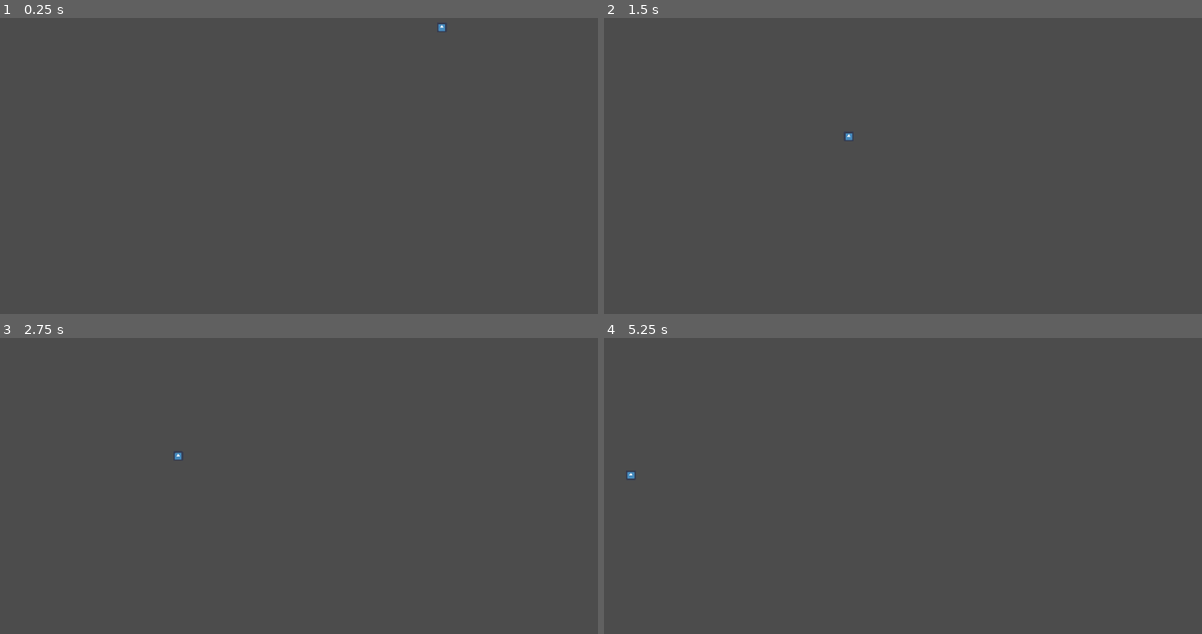
Above: before the commit, frames 1-4 (two rows, left to right).
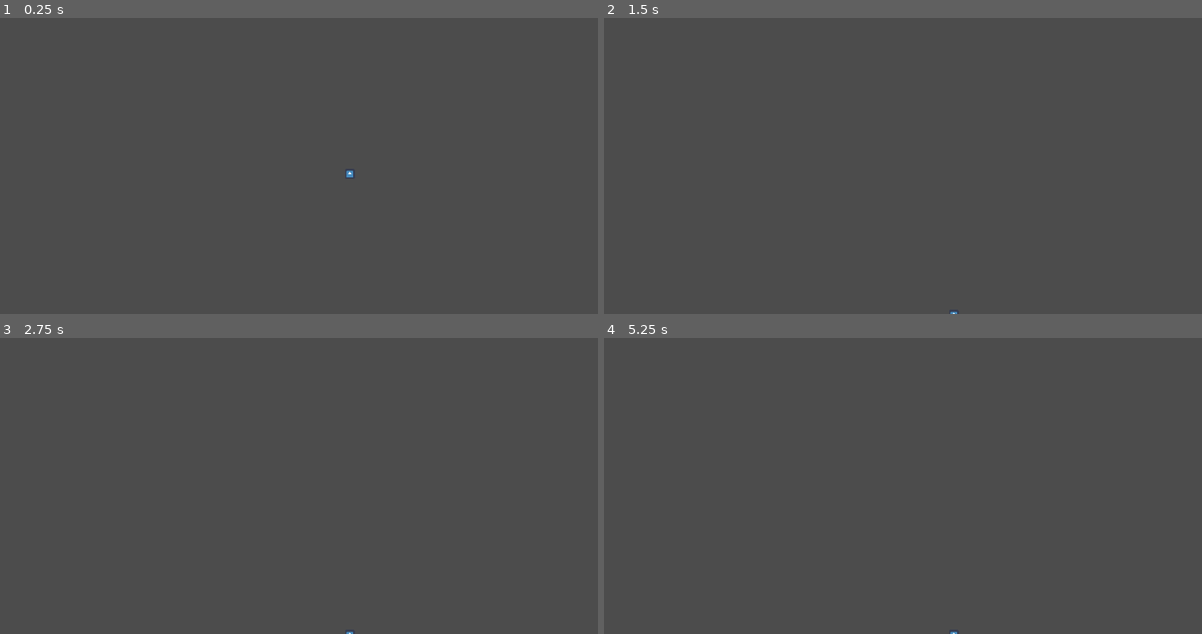
Above: after the commit, the same moments.

Repository: matthewkurnia/TuringsGarden
Game: Godot game, scene res://src/Player/PlayerTestScene.tscn
The game is run twice, just before and just after one commit, with the same random seed, the same clock (stepped at 60 frames per second) and the same inputs. The project has no main scene, so this scene is started directly. The engine's default icon, where the game draws it, is replaced by a stand-in: a white triangle on a blue panel in a dark square.
Inputs:
- Up to frame 1 (0.25 s): no input
- Up to frame 2 (1.5 s): hold E (interact) 0.53-1.28 s; hold D (right) from 0.53 s (still down); tap Space (jump) at 0.77 s; tap W (pick_up, bound only after the commit) at 0.8, 1.35 s; tap Enter at 1.25 s
- Up to frame 3 (2.75 s): tap Space (jump) at 1.52, 2 s; tap E (interact) at 1.55 s; release D (right) at 2.03 s; hold A (left) from 2.03 s (still down); hold E (interact) from 2.03 s (still down); tap W (pick_up, bound only after the commit) at 2.3 s
- Up to frame 4 (5.25 s): tap Enter at 2.75, 5 s; release A (left) at 2.78 s; release E (interact) at 2.78 s; hold D (right) 2.78-4.28 s; tap W (pick_up, bound only after the commit) at 2.85, 3.8, 4.35 s; tap Space (jump) at 3.02, 3.77, 4.25, 4.52 s; tap E (interact) at 3.05, 4.55 s; hold E (interact) 3.53-4.28 s; hold A (left) 4.28-5.03 s; hold D (right) from 5.03 s (still down); hold E (interact) from 5.03 s (still down)

The runs differ from the first frame. In frame 1, less than 0.1% of the frame differs, in the area x 57-75%, y 2-54%; in frame 2, less than 0.1%; in frame 3, less than 0.1%; in frame 4, less than 0.1%.

Commit message:
Basic version of main mechanic(distorsion crystals) added, base nodes for walls and areas added

Diff:
--- a/project.godot
+++ b/project.godot
@@ -12,12 +12,12 @@
 "base": "KinematicBody2D",
 "class": "GravityObject",
 "language": "GDScript",
-"path": "res://src/Objects/Blocks/GravityObject.gd"
+"path": "res://src/Objects/Block/GravityObject.gd"
 }, {
 "base": "GravityObject",
 "class": "PickableObject",
 "language": "GDScript",
-"path": "res://src/Objects/Blocks/PickableObject.gd"
+"path": "res://src/Objects/Block/PickableObject.gd"
 }, {
 "base": "Node",
 "class": "State",
@@ -37,7 +37,7 @@
 
 [autoload]
 
-PlayerCamera="*res://src/Player/Camera/PlayerCamera.tscn"
+Global="*res://src/Autoload/Global.gd"
 
 [input]
 
@@ -61,6 +61,11 @@
 "events": [ Object(InputEventKey,"resource_local_to_scene":false,"resource_name":"","device":0,"alt":false,"shift":false,"control":false,"meta":false,"command":false,"pressed":false,"scancode":69,"unicode":0,"echo":false,"script":null)
  ]
 }
+pick_up={
+"deadzone": 0.5,
+"events": [ Object(InputEventKey,"resource_local_to_scene":false,"resource_name":"","device":0,"alt":false,"shift":false,"control":false,"meta":false,"command":false,"pressed":false,"scancode":87,"unicode":0,"echo":false,"script":null)
+ ]
+}
 
 [rendering]
 
--- /dev/null
+++ b/src/Areas/BaseArea.tscn
@@ -0,0 +1,24 @@
+[gd_scene format=2]
+
+[node name="Game" type="Node"]
+
+[node name="World" type="ViewportContainer" parent="."]
+anchor_right = 1.0
+anchor_bottom = 1.0
+stretch = true
+__meta__ = {
+"_edit_use_anchors_": false
+}
+
+[node name="Viewport" type="Viewport" parent="World"]
+handle_input_locally = false
+disable_3d = true
+usage = 0
+render_target_update_mode = 3
+
+[node name="Interface" type="Control" parent="."]
+anchor_right = 1.0
+anchor_bottom = 1.0
+__meta__ = {
+"_edit_use_anchors_": false
+}
--- /dev/null
+++ b/src/Areas/TestArea.tscn
@@ -0,0 +1,46 @@
+[gd_scene load_steps=5 format=2]
+
+[ext_resource path="res://src/Areas/BaseArea.tscn" type="PackedScene" id=1]
+[ext_resource path="res://src/Objects/DistortionCrystal/DistortionCrystal.tscn" type="PackedScene" id=2]
+[ext_resource path="res://src/Objects/Wall/BaseWall.tscn" type="PackedScene" id=3]
+[ext_resource path="res://icon.png" type="Texture" id=4]
+
+[node name="Game" instance=ExtResource( 1 )]
+
+[node name="Viewport" parent="World" index="0"]
+size = Vector2( 1024, 600 )
+
+[node name="Node2D" type="Node2D" parent="World/Viewport" index="0"]
+
+[node name="Wall1" parent="World/Viewport/Node2D" index="0" instance=ExtResource( 3 )]
+position = Vector2( 300, 200 )
+
+[node name="CollisionPolygon2D" parent="World/Viewport/Node2D/Wall1" index="0"]
+polygon = PoolVector2Array( 100, 50, 100, -50, -100, -50, -100, 50 )
+
+[node name="Sprite" type="Sprite" parent="World/Viewport/Node2D/Wall1" index="1"]
+texture = ExtResource( 4 )
+
+[node name="Wall2" parent="World/Viewport/Node2D" index="1" instance=ExtResource( 3 )]
+position = Vector2( 300, 200 )
+
+[node name="CollisionPolygon2D" parent="World/Viewport/Node2D/Wall2" index="0"]
+polygon = PoolVector2Array( 50, 100, 50, -100, -50, -100, -50, 100 )
+
+[node name="DistortionCrystal" parent="World/Viewport/Node2D" index="2" instance=ExtResource( 2 )]
+position = Vector2( 600, 200 )
+
+[node name="Source" parent="World/Viewport/Node2D/DistortionCrystal" index="1"]
+position = Vector2( -300, 0 )
+
+[node name="CollisionPolygon2D" parent="World/Viewport/Node2D/DistortionCrystal/Source" index="0"]
+polygon = PoolVector2Array( 80, 80, -80, 80, -80, -80, 80, -80 )
+
+[node name="Camera2D" type="Camera2D" parent="World/Viewport/Node2D" index="3"]
+current = true
+
+[editable path="World/Viewport/Node2D/Wall1"]
+
+[editable path="World/Viewport/Node2D/Wall2"]
+
+[editable path="World/Viewport/Node2D/DistortionCrystal"]
--- /dev/null
+++ b/src/Autoload/Global.gd
@@ -0,0 +1,5 @@
+extends Node
+
+
+func get_current_root() -> Node:
+	return get_tree().get_current_scene()
--- a/src/Objects/Blocks/PickableObject.gd
+++ b/src/Objects/Block/PickableObject.gd
@@ -10,22 +10,13 @@
 
 
 func _ready():
-	pass # Replace with function body.
+	add_to_group("Pickable")
 
 
 func _physics_process(delta):
 	if picked_up:
 		var target_location = object_to_follow.global_position + follow_offset
 		self.global_position = self.global_position.linear_interpolate(target_location, follow_speed)
-		return
-
-
-func toggle_pick_up(player):
-	if picked_up:
-		drop()
-		return
-	if player:
-		pick_up(player)
 		return
 
 
--- a/src/Objects/Blocks/TestBlock.tscn
+++ b/src/Objects/Block/TestBlock.tscn
@@ -1,8 +1,9 @@
 [gd_scene load_steps=6 format=2]
 
 [ext_resource path="res://icon.png" type="Texture" id=1]
-[ext_resource path="res://src/Objects/Blocks/PickableObject.gd" type="Script" id=2]
-[ext_resource path="res://src/Objects/Blocks/PickableArea.gd" type="Script" id=3]
+[ext_resource path="res://src/Objects/Block/PickableObject.gd" type="Script" id=2]
+[ext_resource path="res://src/Objects/Block/PickableArea.gd" type="Script" id=3]
+
 
 [sub_resource type="RectangleShape2D" id=1]
 extents = Vector2( 8, 8 )
--- /dev/null
+++ b/src/Objects/DistortionCrystal/DistortionCrystal.gd
@@ -0,0 +1,24 @@
+extends Node2D
+
+
+const TARGET_VIEWPORT = preload("SourceViewport.tscn")
+
+
+func _ready():
+	initialize_viewport()
+
+
+func _physics_process(delta):
+	$Projection.set_collision_polygon($Source.get_intersected_polygons())
+
+
+func initialize_viewport() -> void:
+	var viewport = TARGET_VIEWPORT.instance()
+	var vp_rect = Rect2()
+	for point in $Source.get_collision_polygon():
+		vp_rect = vp_rect.expand(point)
+	viewport.size = vp_rect.size
+	viewport.world_2d = get_viewport().world_2d
+	viewport.set_camera_position($Source.global_position)
+	Global.get_current_root().call_deferred("add_child", viewport)
+	$Projection.set_sprite_texture(viewport.get_texture())
--- /dev/null
+++ b/src/Objects/DistortionCrystal/DistortionCrystal.tscn
@@ -0,0 +1,18 @@
+[gd_scene load_steps=4 format=2]
+
+[ext_resource path="res://src/Objects/DistortionCrystal/DistortionCrystal.gd" type="Script" id=1]
+[ext_resource path="res://src/Objects/DistortionCrystal/Projection.gd" type="Script" id=2]
+[ext_resource path="res://src/Objects/DistortionCrystal/Source.gd" type="Script" id=3]
+
+[node name="DistortionCrystal" type="Node2D"]
+script = ExtResource( 1 )
+
+[node name="Projection" type="StaticBody2D" parent="."]
+script = ExtResource( 2 )
+
+[node name="Sprite" type="Sprite" parent="Projection"]
+
+[node name="Source" type="Area2D" parent="."]
+script = ExtResource( 3 )
+
+[node name="CollisionPolygon2D" type="CollisionPolygon2D" parent="Source"]
--- /dev/null
+++ b/src/Objects/DistortionCrystal/Projection.gd
@@ -0,0 +1,17 @@
+extends StaticBody2D
+
+
+func set_sprite_texture(texture: ViewportTexture) -> void:
+	$Sprite.texture = texture
+
+
+func set_collision_polygon(polygons) -> void:
+	if not polygons:
+		return
+	for child in get_children():
+		if child is CollisionPolygon2D:
+			child.queue_free()
+	for polygon in polygons:
+		var new_polygon = CollisionPolygon2D.new()
+		new_polygon.polygon = polygon
+		self.add_child(new_polygon)
--- /dev/null
+++ b/src/Objects/DistortionCrystal/Source.gd
@@ -0,0 +1,24 @@
+extends Area2D
+
+
+func get_collision_polygon() -> PoolVector2Array:
+	return $CollisionPolygon2D.polygon
+
+
+func offset_polygon(offset: Vector2, points: PoolVector2Array) -> PoolVector2Array:
+	var offset_points = PoolVector2Array([])
+	for point in points:
+		offset_points.append(point + offset)
+	return offset_points
+
+
+func get_intersected_polygons():
+	var intersected_polygons = []
+	var bodies = self.get_overlapping_bodies()
+	for body in bodies:
+		if body.is_in_group("duplicatable"):
+			var poly1 = offset_polygon(self.global_position, get_collision_polygon())
+			var poly2 = offset_polygon(body.global_position, body.get_collision_polygon())
+			var poly3 = offset_polygon(-self.global_position, Geometry.intersect_polygons_2d(poly1, poly2)[0])
+			intersected_polygons.append(poly3)
+	return intersected_polygons
--- /dev/null
+++ b/src/Objects/DistortionCrystal/SourceViewport.gd
@@ -0,0 +1,15 @@
+extends Viewport
+
+
+# Declare member variables here. Examples:
+# var a = 2
+# var b = "text"
+
+
+# Called when the node enters the scene tree for the first time.
+func _ready():
+	pass # Replace with function body.
+
+
+func set_camera_position(global_pos: Vector2) -> void:
+	$Camera2D.global_position = global_pos
--- /dev/null
+++ b/src/Objects/DistortionCrystal/SourceViewport.tscn
@@ -0,0 +1,12 @@
+[gd_scene load_steps=2 format=2]
+
+[ext_resource path="res://src/Objects/DistortionCrystal/SourceViewport.gd" type="Script" id=1]
+
+[node name="SourceViewport" type="Viewport"]
+disable_3d = true
+usage = 0
+render_target_v_flip = true
+script = ExtResource( 1 )
+
+[node name="Camera2D" type="Camera2D" parent="."]
+current = true
--- /dev/null
+++ b/src/Objects/Wall/BaseWall.gd
@@ -0,0 +1,15 @@
+extends StaticBody2D
+
+
+# Declare member variables here. Examples:
+# var a = 2
+# var b = "text"
+
+
+# Called when the node enters the scene tree for the first time.
+func _ready():
+	self.add_to_group("duplicatable")
+
+
+func get_collision_polygon():
+	return $CollisionPolygon2D.polygon
--- /dev/null
+++ b/src/Objects/Wall/BaseWall.tscn
@@ -0,0 +1,11 @@
+[gd_scene load_steps=2 format=2]
+
+[ext_resource path="res://src/Objects/Wall/BaseWall.gd" type="Script" id=1]
+
+[node name="Wall1" type="StaticBody2D"]
+script = ExtResource( 1 )
+__meta__ = {
+"_edit_group_": true
+}
+
+[node name="CollisionPolygon2D" type="CollisionPolygon2D" parent="."]
--- /dev/null
+++ b/src/Player/PickupArea.gd
@@ -0,0 +1,26 @@
+extends Area2D
+
+
+var object_picked_up = null
+
+
+func _input(event):
+	if event.is_action_pressed("pick_up"):
+		pass
+
+
+func pick_up(object):
+	pass
+
+
+func drop():
+	pass
+
+
+func _on_body_entered(body):
+	if body.is_in_group("Pickable"):
+		pass
+
+
+func _on_body_exited(body):
+	pass # Replace with function body.
--- a/src/Player/Player.gd
+++ b/src/Player/Player.gd
@@ -18,7 +18,7 @@
 
 
 func _ready():
-	PlayerCamera.set_target(self)
+	pass
 
 
 func _physics_process(delta):
@@ -27,6 +27,6 @@
 	velo = move_and_slide(rotation_transform * tmp_velo, rotation_transform * NORMAL)
 
 
-func rotate_transform(amount : float) -> void:
+func rotate_transform(amount: float) -> void:
 	rotation_transform = rotation_transform.rotated(amount)
 	rotation_transform_inv = rotation_transform.inverse()
--- a/src/Player/Player.tscn
+++ b/src/Player/Player.tscn
@@ -6,9 +6,13 @@
 [ext_resource path="res://src/Player/States/Run.gd" type="Script" id=4]
 [ext_resource path="res://src/Player/States/Jump.gd" type="Script" id=5]
 [ext_resource path="res://src/Player/States/Fall.gd" type="Script" id=6]
+[ext_resource path="res://src/Player/PickupArea.gd" type="Script" id=7]
 
 [sub_resource type="RectangleShape2D" id=1]
 extents = Vector2( 16, 16 )
+
+[sub_resource type="CircleShape2D" id=2]
+radius = 50.0
 
 [node name="Player" type="KinematicBody2D"]
 script = ExtResource( 1 )
@@ -37,3 +41,11 @@
 script = ExtResource( 6 )
 
 [node name="PullingLever" type="Node" parent="StateMachine"]
+
+[node name="PickupArea" type="Area2D" parent="."]
+script = ExtResource( 7 )
+
+[node name="CollisionShape2D" type="CollisionShape2D" parent="PickupArea"]
+shape = SubResource( 2 )
+[connection signal="body_entered" from="PickupArea" to="PickupArea" method="_on_body_entered"]
+[connection signal="body_exited" from="PickupArea" to="PickupArea" method="_on_body_exited"]
--- a/src/Player/PlayerTestScene.tscn
+++ b/src/Player/PlayerTestScene.tscn
@@ -1,7 +1,8 @@
 [gd_scene load_steps=4 format=2]
 
 [ext_resource path="res://src/Player/Player.tscn" type="PackedScene" id=1]
-[ext_resource path="res://src/Objects/Blocks/TestBlock.tscn" type="PackedScene" id=2]
+[ext_resource path="res://src/Objects/Block/TestBlock.tscn" type="PackedScene" id=2]
+
 
 [sub_resource type="RectangleShape2D" id=1]
 extents = Vector2( 500, 50 )
Renamed: src/Objects/Blocks/GravityObject.gd -> src/Objects/Block/GravityObject.gd
Renamed: src/Objects/Blocks/PickableArea.gd -> src/Objects/Block/PickableArea.gd
Not shown: 1 places in src/Player/Player.tscn that only renumber resources
